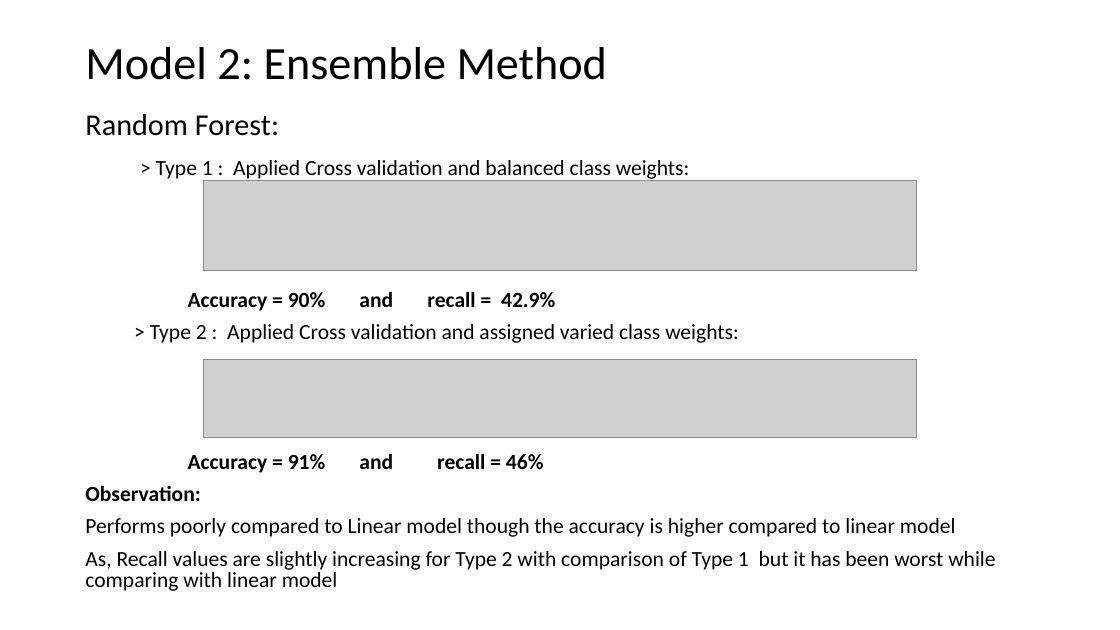
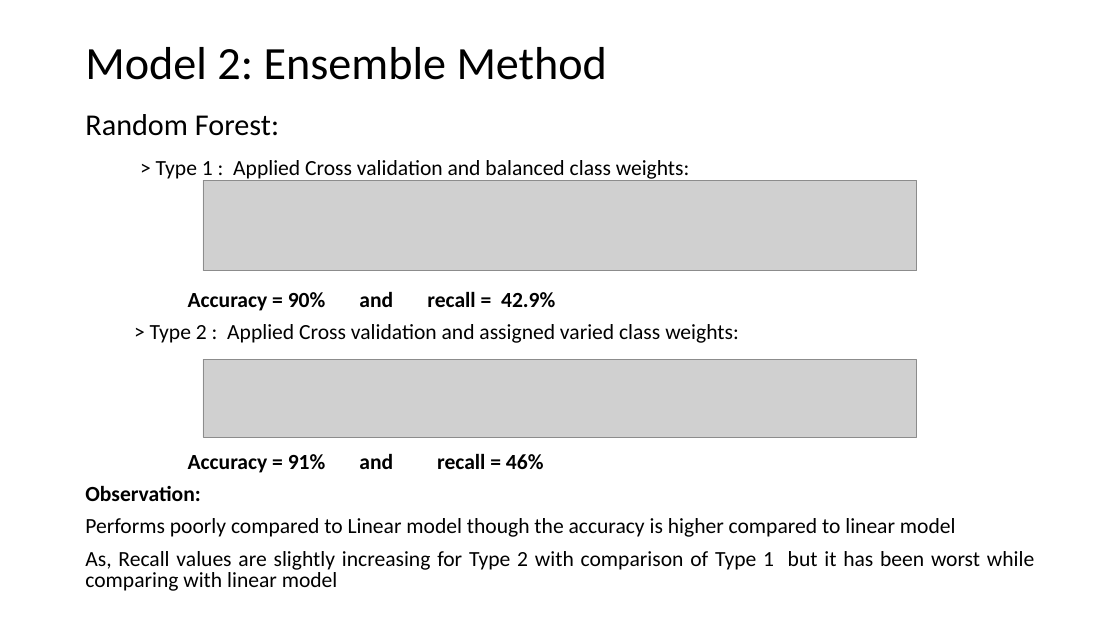
Before and after one commit to Ayushimalaviya/Bank-Marketing-Campaign-Analysis, a slide deck: slide 7 of final_code/final presentation.pptx. Drawn at 1120x630 pixels with LibreOffice and Linux fonts; fonts in the diff are those of the drawing; grey boxes stand for pictures. Boxes give left, top, right and bottom in pixels: in the first picture for what was removed or moved away, otherwise in the second. Text is boxed around its words. In the diff, an @@ line names an element or a change of style, - is before the commit and + after.

```diff
--- a/final_code/final presentation.pptx
+++ b/final_code/final presentation.pptx
@@ text "Random Forest:" at (85, 114, 1034, 591): alignment left to justified @@
```
Also in this commit, not shown: 5 other slides changed, 2 other files.
